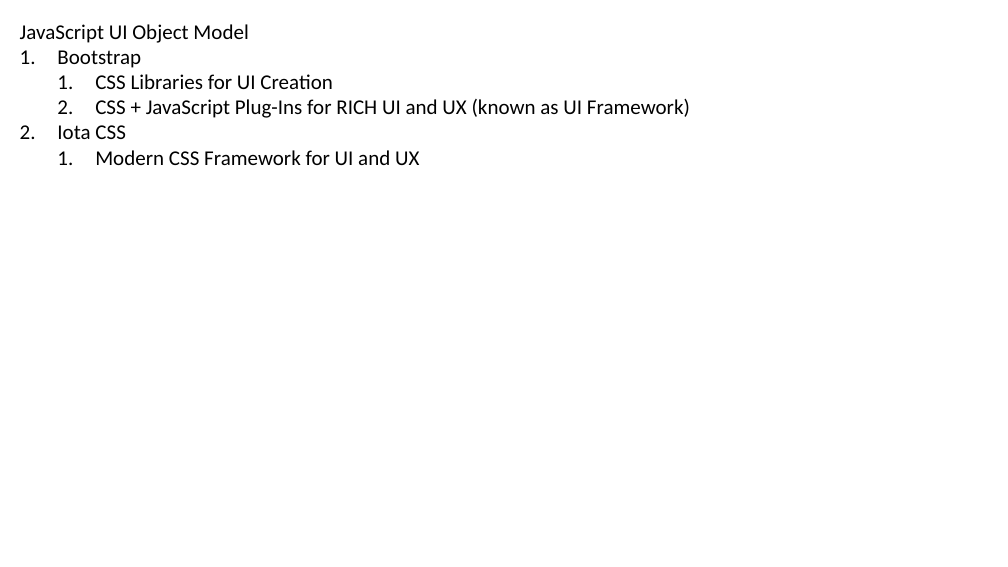
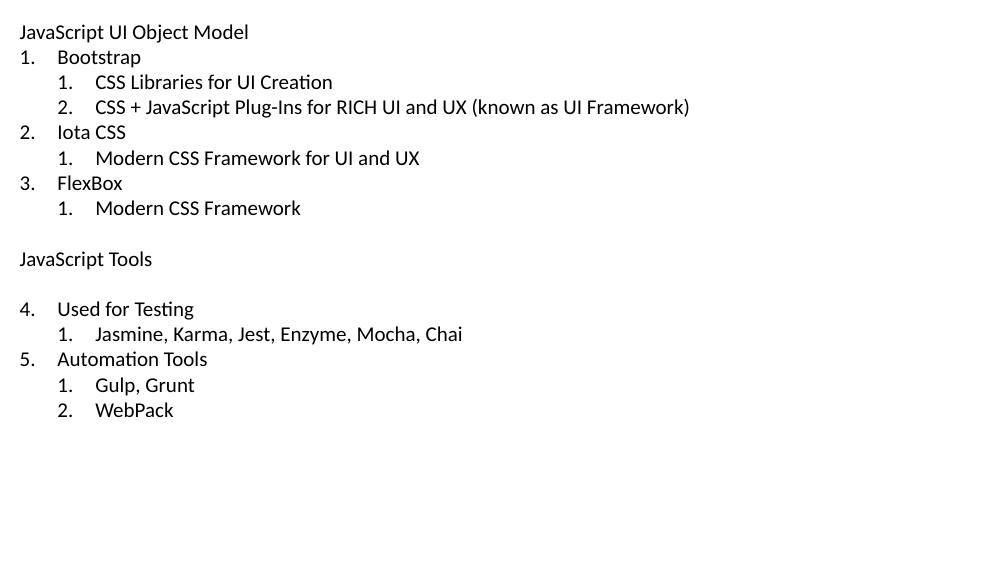
Before and after one commit to maheshsabnis/blazemarch2021, a slide deck: slide 7 of SpotPPTs.pptx. Drawn at 1008x567 pixels with LibreOffice and Linux fonts; fonts in the diff are those of the drawing. Boxes give left, top, right and bottom in pixels: in the first picture for what was removed or moved away, otherwise in the second. Text is boxed around its words. In the diff, an @@ line names an element or a change of style, - is before the commit and + after.

```diff
--- a/SpotPPTs.pptx
+++ b/SpotPPTs.pptx
@@ text at [20,175,463,417]: paragraphs added @@
+3. FlexBox
+  1. Modern CSS Framework
+JavaScript Tools
+1. Used for Testing
+  1. Jasmine, Karma, Jest, Enzyme, Mocha, Chai
+2. Automation Tools
+  1. Gulp, Grunt
+  2. WebPack
```
Also in this commit, not shown: 1 slide added, 10 other files.
